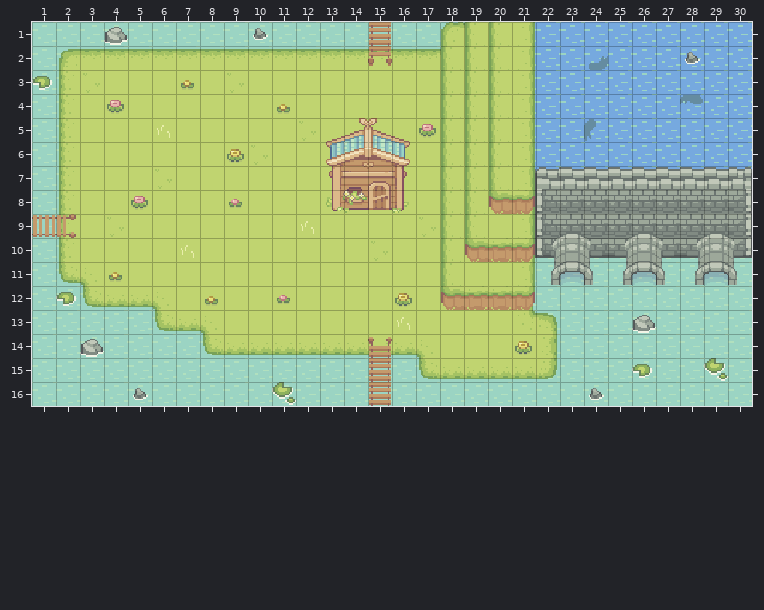
Tiled map: client/gui/maps/barrage.tmx. The picture above was drawn from the file before the commit.
Cells are 16x16 px. Shown: x 1..30, y 1..16.
After the commit:
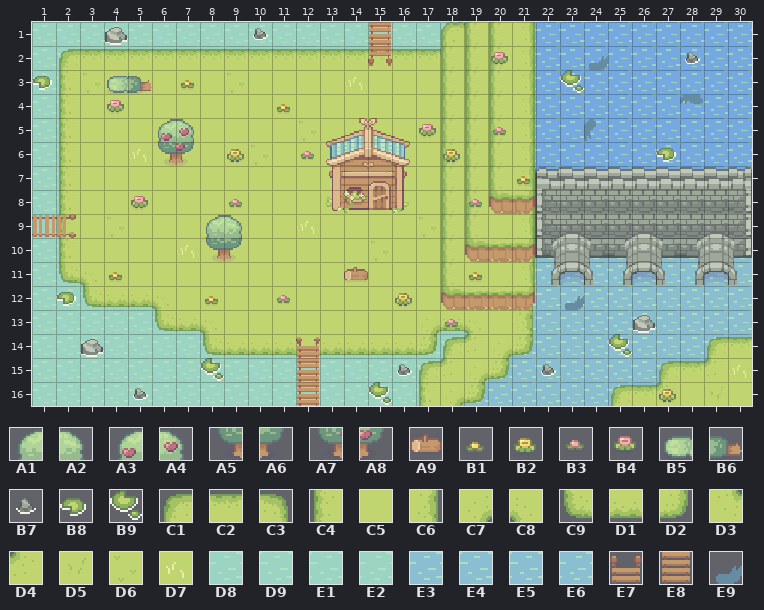
Key: from "Basic_Grass_Biom_things": A1 1, A2 2, A3 3, A4 4, A5 10, A6 11, A7 12, A8 13, A9 23, B1 24, B2 25, B3 33, B4 34, B5 36, B6 37, B7 42, B8 43, B9 44; from "Grass": C1 0, C2 1, C3 2, C4 11, C5 12, C6 13, C7 16, C8 17, C9 22, D1 23, D2 24, D3 27, D4 28, D5 55, D6 57, D7 66; from "Water": D8 0, D9 1, E1 2, E2 3; from "WaterLight": E3 0, E4 1, E5 2, E6 3; from "Wood Bridge": E7 0, E8 5; from "big fish 2 swimming in cirkels": E9 0.
__ is an empty cell, ## one hidden under a higher layer, .. an unchanged one.
Changes in this commit:
--- layer "Water"
@@ x 18..30 @@
-10 .. .. .. .. E1 .. D8 D9 .. E2 D8 .. E1
-11 .. .. .. D9 E1 E2 D8 D9 E1 E2 D8 D9 E1
-12 .. .. .. D9 E1 E2 D8 D9 E1 E2 D8 D9 E1
-13 .. .. .. D9 E1 E2 D8 D9 E1 E2 D8 D9 E1
-14 .. .. ## ## E1 E2 D8 D9 E1 E2 D8 D9 E1
-15 .. .. D8 D9 E1 E2 D8 D9 E1 E2 D8 D9 E1
-16 E1 E2 D8 D9 E1 E2 D8 D9 E1 E2 D8 D9 E1
+10 .. .. .. .. E4 .. E6 E3 .. E5 E6 .. E4
+11 .. .. .. E3 E4 E5 E6 E3 E4 E5 E6 E3 E4
+12 .. .. .. E3 E4 E5 E6 E3 E4 E5 E6 E3 E4
+13 .. .. .. E3 E4 E5 E6 E3 E4 E5 E6 E3 E4
+14 .. .. E6 E3 E4 E5 E6 E3 E4 E5 E6 E3 E4
+15 .. .. E6 E3 E4 E5 E6 E3 E4 E5 E6 E3 ##
+16 E4 E5 E6 E3 E4 E5 E6 E3 E4 E5 ## ## ##
--- layer "Floor"
@@ x 14..14 @@
- 3 C5
+ 3 D7
@@ x 5..5 @@
- 6 C5
+ 6 D7
@@ x 17..30 @@
-13 C5 C5 C5 .. D3 C3 .. .. .. .. .. .. .. ..
-14 C8 C5 C5 C5 C5 C6 .. .. .. .. .. .. __ __
-15 C9 D1 D1 D1 D1 D2 .. .. .. .. __ __ __ __
-16 __ __ __ .. .. .. .. .. __ __ __ __ __ __
+13 C7 D1 C8 .. C6 __ .. .. .. .. .. .. .. ..
+14 D2 C1 D4 C7 D2 __ .. .. .. .. .. .. C1 C2
+15 C1 D4 C7 D2 __ __ .. .. .. .. C1 C2 D4 D7
+16 C4 C7 D2 .. .. .. .. .. C1 C2 D4 C5 D5 C5
--- layer "OnFloor"
@@ x 4..23 @@
- 2 .. .. .. .. .. .. .. .. .. .. .. .. .. .. .. .. __ .. .. ..
- 3 __ __ .. .. .. .. .. .. .. .. .. .. .. .. .. .. .. .. .. __
+ 2 .. .. .. .. .. .. .. .. .. .. .. .. .. .. .. .. B4 .. .. ..
+ 3 B5 B6 .. .. .. .. .. .. .. .. .. .. .. .. .. .. .. .. .. B9
@@ x 6..27 @@
- 5 D7 .. .. .. .. .. .. .. .. .. .. .. .. .. __ .. .. .. .. .. .. ..
- 6 __ __ .. .. .. .. __ .. .. .. .. .. __ .. .. .. .. .. .. .. .. __
- 7 D6 .. .. .. .. .. .. .. .. .. .. .. .. .. .. __ .. .. .. .. .. ..
- 8 .. .. .. .. .. .. .. .. .. .. .. .. .. __ .. .. .. .. .. .. .. ..
+ 5 __ .. .. .. .. .. .. .. .. .. .. .. .. .. B3 .. .. .. .. .. .. ..
+ 6 A7 A8 .. .. .. .. B3 .. .. .. .. .. B2 .. .. .. .. .. .. .. .. B8
+ 7 __ .. .. .. .. .. .. .. .. .. .. .. .. .. .. B1 .. .. .. .. .. ..
+ 8 .. .. .. .. .. .. .. .. .. .. .. .. .. B3 .. .. .. .. .. .. .. ..
@@ x 8..29 @@
-10 __ __ .. .. .. .. .. .. .. .. .. .. .. .. .. .. .. .. .. .. .. ..
-11 .. .. .. .. .. .. __ .. .. .. .. __ .. .. .. .. .. .. .. .. .. ..
-12 .. .. .. .. .. .. .. .. .. .. .. .. .. .. .. __ .. .. .. .. .. ..
-13 .. .. .. .. .. .. .. .. D7 .. __ .. .. .. .. .. .. .. .. .. .. ..
-14 .. .. .. .. __ .. .. E7 .. .. .. .. .. B2 .. .. .. __ .. .. .. ..
-15 __ .. .. .. __ .. .. E8 __ .. .. .. .. .. __ .. .. .. B8 .. .. B9
-16 .. .. .. B9 __ .. .. E8 .. .. .. .. .. .. .. .. B7 .. .. __ .. ..
+10 A5 A6 .. .. .. .. .. .. .. .. .. .. .. .. .. .. .. .. .. .. .. ..
+11 .. .. .. .. .. .. A9 .. .. .. .. B1 .. .. .. .. .. .. .. .. .. ..
+12 .. .. .. .. .. .. .. .. .. .. .. .. .. .. .. E9 .. .. .. .. .. ..
+13 .. .. .. .. .. .. .. .. __ .. B3 .. .. .. .. .. .. .. .. .. .. ..
+14 .. .. .. .. E7 .. .. __ .. .. .. .. .. __ .. .. .. B9 .. .. .. ..
+15 B9 .. .. .. E8 .. .. __ B7 .. .. .. .. .. B7 .. .. .. __ .. .. __
+16 .. .. .. __ E8 .. .. B9 .. .. .. .. .. .. .. .. __ .. .. B2 .. ..
--- layer "InFrontOfPlayer"
@@ x 6..7 @@
- 5 __ __
+ 5 A3 A4
@@ x 8..9 @@
- 9 __ __
+ 9 A1 A2
